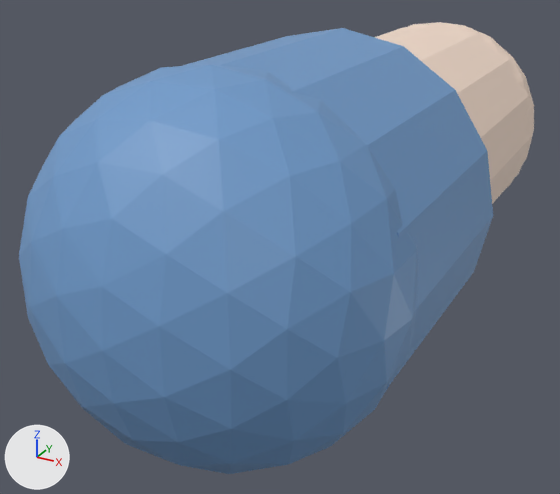
Two versions of the glTF model assets/models/characters/windman_parts/windman_right_upper_arm.glb, one commit apart.
One viewpoint serves both versions: a 50 mm camera at (0.138, -0.196, 0.118) aimed at (-0.023, 0.097, -0.029). Arrows for +X, +Y and +Z are at lower left; the lights stay in place. The older version comes first. Vertices at exactly the same position are counted once.

The older version as bpy lines, for what is in view:
```python
me_geometry_0 = bpy.data.meshes.new('geometry_0')
me_geometry_0.from_pydata(...)  # 552 vertices, 1088 faces; spans x -0.072..0.072, y -0.051..0.3, z -0.072..0.072
me_geometry_0.materials.append(mat_defaultmaterial)
ob_geometry_0 = bpy.data.objects.new('geometry_0', me_geometry_0)
ob_geometry_0.location = (0.0, 0.0, 0.0)
```
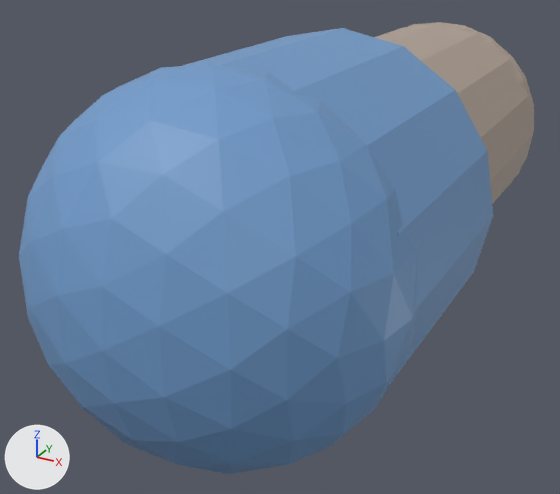
Where the change shows, as pixel boxes [x1, y1, x2, y2] in the pictures (560 x 494 px):
part 1 of me_geometry_0, recoloured (darker)
    both: [375, 22, 534, 204]

What changed in the scene script:
```text
Change me_geometry_0:
    where me_geometry_0.from_pydata(...)  # 552 vertices, 1088 faces; spans x -0.072..0.072, y -0.051..0.3, z -0.072..0.072
    used by ob_geometry_0; location = (0.0, 0.0, 0.0)
    me_geometry_0 part 1: 704 faces centred in x -0.057..0.057, y 0.002..0.298, z -0.057..0.057 are repainted in the vertex colours; the middle colour goes from beige #f7dfce to beige #b0a093
```
